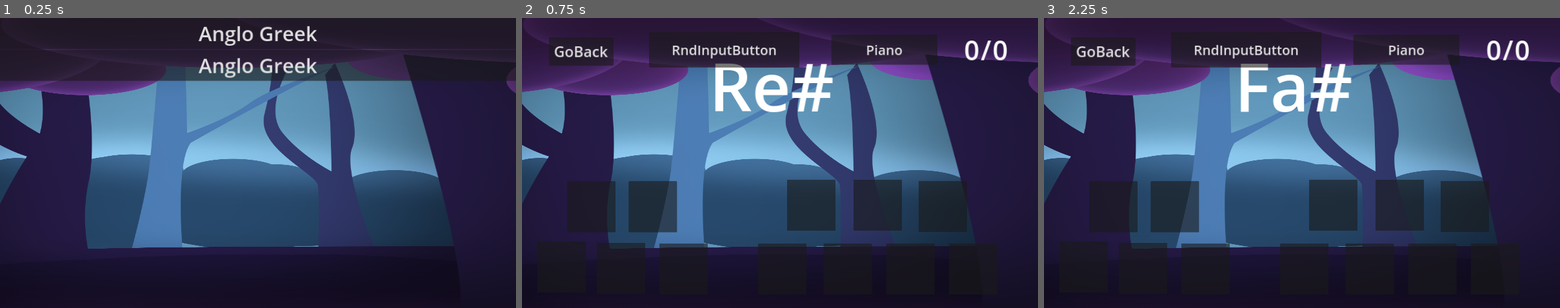
Above: before the commit, frames 1-3 (left to right).
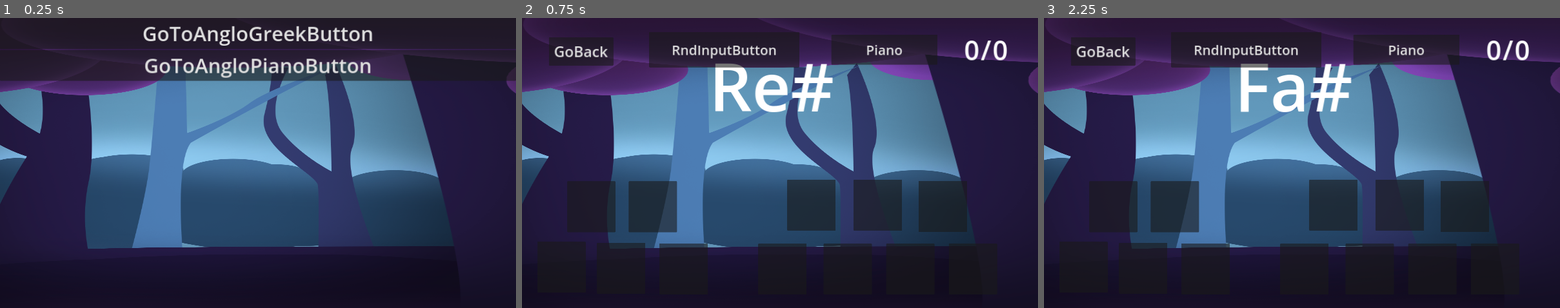
Above: after the commit, the same moments.

Repository: zur11/music_app_backup_1
Game: Godot game, scene res://main.tscn
Two runs of this game, one before a commit and one after it. Both use one fixed random seed, a clock stepped at 60 frames per second and the inputs below.
Inputs:
- Up to frame 1 (0.25 s): no input
- Up to frame 2 (0.75 s): click "Anglo Greek" (after the commit: "GoToAngloGreekButton") at 0.5 s
- Up to frame 3 (2.25 s): click "GoBack" at 1.25 s; click "Anglo Greek" (after the commit: "GoToAngloPianoButton") at 2 s

The runs differ from the first frame. In frame 1, 2.5% of the frame differs, in the area x 27-73%, y 2-21%; in frame 2, nothing differs; in frame 3, nothing differs.

Commit message:
Preparing for changes in scene manager

Diff:
--- a/global_systems/scene_manager_system/system/scene_manager.gd
+++ b/global_systems/scene_manager_system/system/scene_manager.gd
@@ -24,16 +24,16 @@
 	_container.add_child(instanced_scene_to_go)
 
 func goto_scene_without_history(instantiated_scene_to_go: Node):
-	validate_scene_to_go(instantiated_scene_to_go)
+	_validate_scene_to_go(instantiated_scene_to_go)
 
 	_current_instanced_scene = instantiated_scene_to_go
 	_change_scene(_current_instanced_scene)
 
 func goto_scene(instantiated_scene_to_go: Node):
-	validate_scene_to_go(instantiated_scene_to_go)
+	_validate_scene_to_go(instantiated_scene_to_go)
 
 	if _current_instanced_scene:
-		_current_scene_path = _current_instanced_scene.scene_file_path.trim_suffix(_theme + ".tscn")
+		_current_scene_path = _current_instanced_scene.scene_file_path #.trim_suffix(_theme + ".tscn")
 
 		_scene_history.push_back(_current_scene_path)
 		_previous_instanced_scene = _current_instanced_scene
@@ -42,7 +42,7 @@
 	_current_instanced_scene = instantiated_scene_to_go
 	_change_scene(_current_instanced_scene)
 
-func validate_scene_to_go(instantiated_scene_to_go: Node) -> bool:
+func _validate_scene_to_go(instantiated_scene_to_go: Node) -> bool:
 	if instantiated_scene_to_go == null:
 		push_error("Trying to goto_scene to a Null Scene")
 		return true
@@ -57,12 +57,14 @@
 
 	_current_instanced_scene = _previous_instanced_scene
 
-	var _previous_packed_scene = load(_scene_history[_scene_history.size() - 1] + _theme + ".tscn") if _scene_history.size() > 0 else null
+#	var _previous_packed_scene = load(_scene_history[_scene_history.size() - 1] + _theme + ".tscn") if _scene_history.size() > 0 else null
+	var _previous_packed_scene = load(_scene_history[_scene_history.size() - 1]) if _scene_history.size() > 0 else null
 	_previous_instanced_scene = _previous_packed_scene.instantiate()
 	_scene_history.pop_back()
 
 func update_theme(new_theme: String):
 
+	#trabajarle en un for al historial con scene_file_path.trim_suffix(_theme + ".tscn") + new_theme + ".tscn"
 	if _previous_instanced_scene:
 		_previous_scene_path = _previous_instanced_scene.scene_file_path.trim_suffix(_theme + ".tscn") + new_theme + ".tscn"
 		var _previous_packed_scene: PackedScene
@@ -74,9 +76,10 @@
 		_current_packed_scene = load(_current_scene_path)
 		_current_instanced_scene = _current_packed_scene.instantiate()
 
+	_theme = new_theme
+
 	self._change_scene(_current_instanced_scene)
 
-	_theme = new_theme
 
 #FUNCTIONS FOR THREADED LOADING
 func async_load(scene_urls: Array):
--- a/menus_screens/games_menu/games_menu_theme_1.tscn
+++ b/menus_screens/games_menu/games_menu_theme_1.tscn
@@ -1,15 +1,13 @@
-[gd_scene load_steps=3 format=3 uid="uid://b2432ujd3566g"]
+[gd_scene load_steps=3 format=3 uid="uid://bwrpxag7n74s2"]
 
-[ext_resource type="Script" path="res://menus_screens/games_menu/games_menu.gd" id="1_too6y"]
-[ext_resource type="PackedScene" uid="uid://cur4luxydt1p3" path="res://menus_screens/games_menu/go_to_game_button/go_to_game_button.tscn" id="2_j4anh"]
+[ext_resource type="Script" path="res://menus_screens/games_menu/games_menu.gd" id="1_bwuaj"]
+[ext_resource type="PackedScene" uid="uid://cur4luxydt1p3" path="res://menus_screens/games_menu/go_to_game_button/go_to_game_button.tscn" id="2_qxh74"]
 
-[node name="GamesMenu" type="Control"]
+[node name="games_menu_theme_1" type="Control"]
 custom_minimum_size = Vector2(1920, 1080)
 layout_mode = 3
 anchors_preset = 0
-offset_right = 1920.0
-offset_bottom = 1080.0
-script = ExtResource("1_too6y")
+script = ExtResource("1_bwuaj")
 
 [node name="VBoxContainer" type="VBoxContainer" parent="."]
 layout_mode = 1
@@ -19,8 +17,12 @@
 grow_horizontal = 2
 grow_vertical = 2
 
-[node name="GoToAngloGreekButton" parent="VBoxContainer" instance=ExtResource("2_j4anh")]
+[node name="GoToAngloGreekButton" parent="VBoxContainer" instance=ExtResource("2_qxh74")]
 layout_mode = 2
+text = "GoToAngloGreekButton
+"
 
-[node name="GoToAngloPianoButton" parent="VBoxContainer" instance=ExtResource("2_j4anh")]
+[node name="GoToAngloPianoButton" parent="VBoxContainer" instance=ExtResource("2_qxh74")]
 layout_mode = 2
+text = "GoToAngloPianoButton
+"
